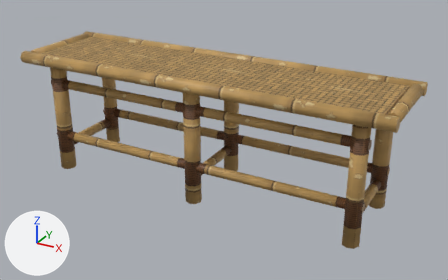
Two versions of the Blender file blender/bench.blend, one commit apart.
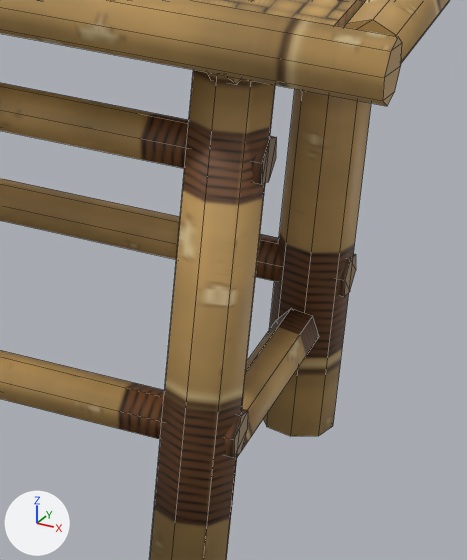
The first picture shows the older version from a camera (50 mm lens) standing at (0.642, -1.083, 0.676) and looking at (0.032, 0.025, 0.121). The close-ups show the older and then the newer version on the part from 69% to 93% of the width and 39% to 85% of the height of that picture. Only the edits that show in the close-ups are written down. The axes (+X, +Y, +Z) are drawn at lower left. The lights are the same throughout. The close-ups show mesh edges as thin lines.

The older version as bpy lines, for what is in view:
```python
me_benchrail0 = bpy.data.meshes.new('BenchRail0')
me_benchrail0.from_pydata(...)  # 280 vertices, 280 faces; spans x -0.43..0.43, y -0.1..0.139, z 0.0..0.29
me_benchrail0.materials.append(mat_benchculm)  # picture img_bench_culm
me_benchseat = bpy.data.meshes.new('BenchSeat')
me_benchseat.from_pydata(...)  # a box spanning x -0.401..0.401, y -0.071..0.111, z 0.273..0.283
me_benchseat.materials.append(mat_benchmat)  # picture img_bench_mat
ob_benchlegs = bpy.data.objects.new('BenchLegs', me_benchrail0)
ob_benchlegs.parent = ob_bench
ob_benchlegs.location = (0.0, 0.0, 0.0)
ob_benchseat = bpy.data.objects.new('BenchSeat', me_benchseat)
ob_benchseat.parent = ob_bench
ob_benchseat.location = (0.0, 0.0, 0.0)
```
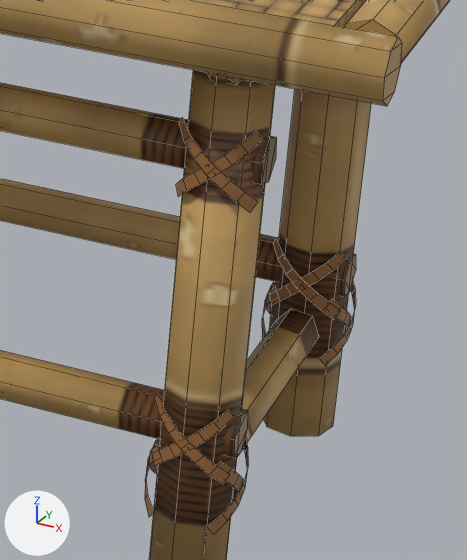
Diff of the bpy script that builds the scene:
```diff
--- a/blender/bench.blend.py
+++ b/blender/bench.blend.py
@@ mat_benchrattan @@
+mat_benchrattan = principled_material('BenchRattan')
+mat_benchrattan.base_color = (0.323, 0.144, 0.0452)  # brown #9a6a3c
+mat_benchrattan.roughness = 0.6
@@ me_benchrail0 @@
 # used by ob_benchlegs; parent = ob_bench; location = (0.0, 0.0, 0.0)
-me_benchrail0.from_pydata(...)  # 280 vertices, 280 faces; spans x -0.43..0.43, y -0.1..0.139, z 0.0..0.29
+me_benchrail0.from_pydata(...)  # 952 vertices, 568 faces; spans x -0.43..0.43, y -0.1..0.139, z 0.0..0.29
+# me_benchrail0 part 1: 224 vertices added at x 0.338..0.382, y -0.078..0.138, z 0.042..0.233
+# other edits to the shape of me_benchrail0 do not show in these pictures
 me_benchrail0.materials.append(mat_benchculm)
+me_benchrail0.materials.append(mat_benchrattan)  # brown #9a6a3c
```

Where the change shows, as pixel boxes [x1, y1, x2, y2] in the close-ups (467 x 560 px):
part 1 of me_benchrail0, added
    after: [145, 118, 356, 534]
